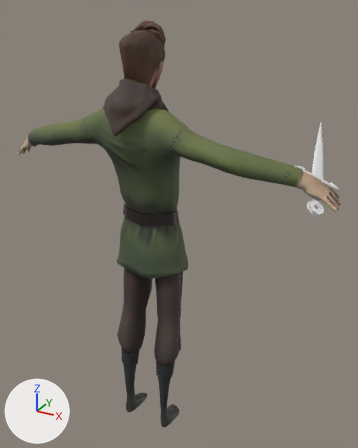
Before and after pictures for a commit that changed the Blender file Mhmd/Blender/Character/3rd Person/Sword_3rdPerson.blend.
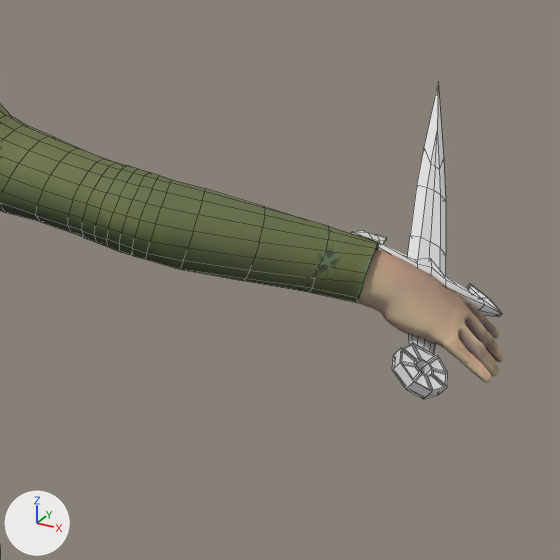
Old and new are each drawn whole from a 50 mm camera at (1.036, -1.637, 1.853) aimed at (0.041, 0.17, 0.95) and again close up on the part from 53% to 100% of the width and 21% to 59% of the height. The lights are fixed; the arrows at lower left show +X, +Y and +Z. The close-ups show mesh edges as thin lines.

In view in the first close-up: 'Dagger_LP', 'mc_body.001', 'mc_clothing.003'.
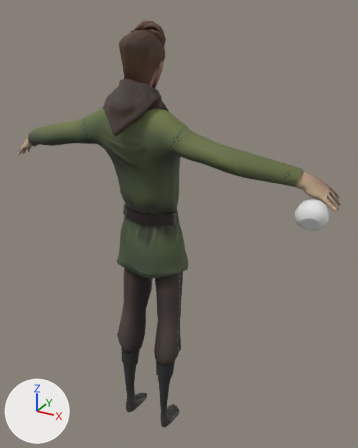
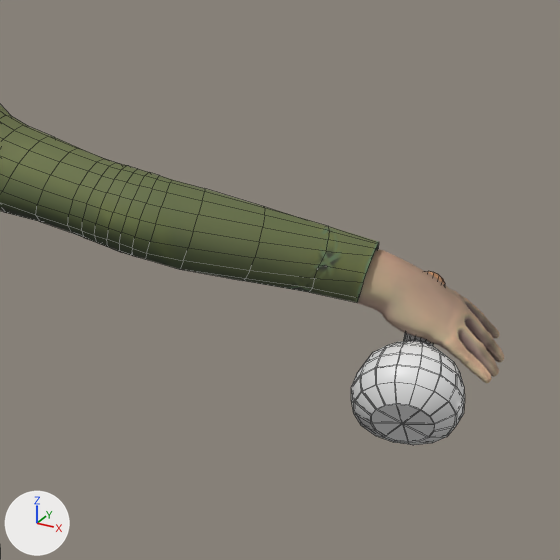
Changed parts and their boxes [x1, y1, x2, y2] in the close-ups (560 x 560 px):
'potion.001', shown: after [351, 271, 465, 445]
'Dagger_LP', hidden: before [351, 85, 502, 399]
part 1 of me_cylinder_002, added: after [351, 333, 465, 445]

The change, as a list of edits to the scene's bpy script:
```text
Change me_cylinder_002:
    used by ob_potion_001; location = (0.0, 0.0, 0.0)
    remove me_cylinder_002.from_pydata(...)  # 64 vertices, 50 faces; spans x -0.0096..0.0229, y -0.0154..0.0213, z 0.0325..0.0797
    add me_cylinder_002.from_pydata(...)  # 604 vertices, 586 faces; spans x -0.052..0.0654, y -0.0277..0.0883, z -0.1263..0.0797
    me_cylinder_002 part 1: a new loose piece of 386 vertices spanning x -0.052..0.0654, y -0.0277..0.0883, z -0.1263..0.0545, in mat_glass (white #e7e7e7)
    add me_cylinder_002.materials.append(mat_glass)  # white #e7e7e7
Change ob_potion_001:
    remove ob_potion_001.hide_set(True)
    ob_potion_001.location: (0.0, 0.0, 0.0) -> (0.667, 0.035, 1.249)
    ob_potion_001.rotation_euler: (0.0, 0.0, 0.0) -> (-1.144, 0.488, 0.464)  # degrees (0, 0, 0) -> degrees (-66, 28, 27)
Change ob_dagger_lp:
    add ob_dagger_lp.hide_set(True)
```
